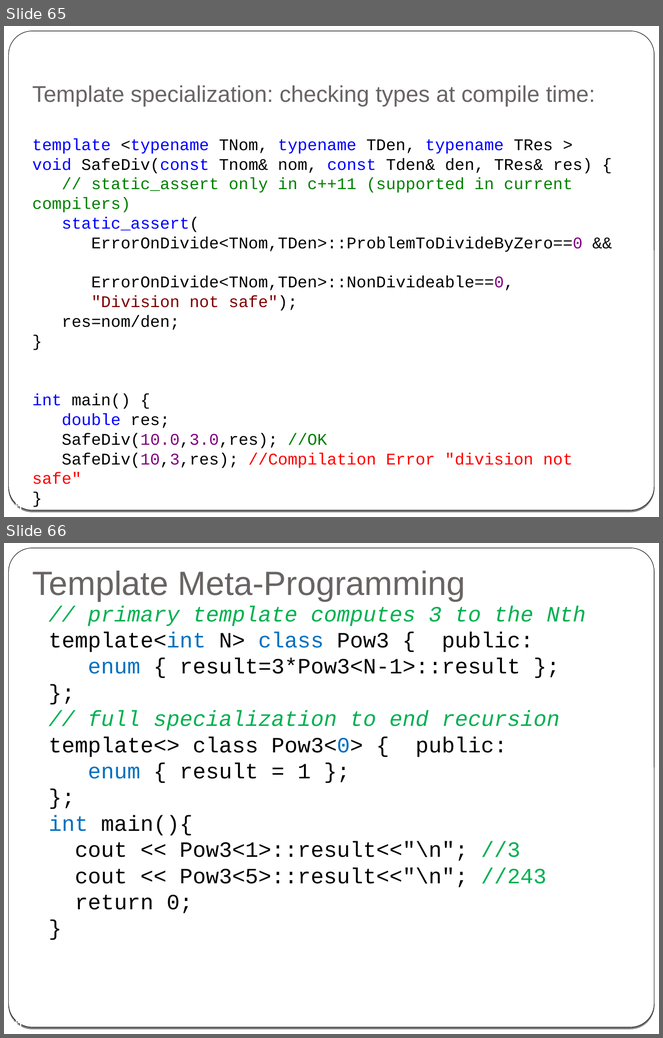
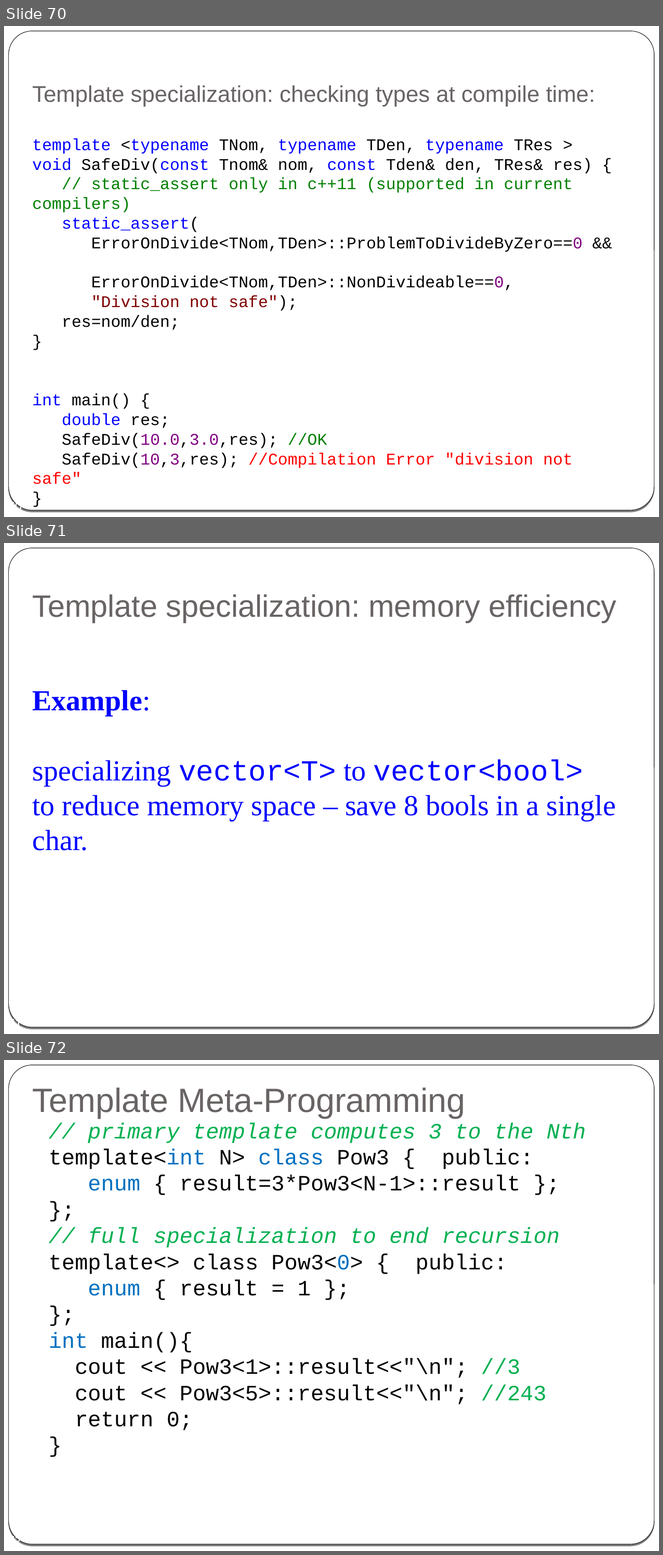
Before and after one commit to cpp-at-ariel/cpp-5778, a slide deck: week08-templates/slides.odp. Shown one above the other, each under a label of ours: slides 65 and 66 before the commit, slides 70, 71 and 72 after it. The pictures are 663x1038 and 663x1555 pixels, drawn with LibreOffice and Linux fonts; fonts in the diff are those of the drawing. Boxes give left, top, right and bottom in pixels: in the first picture for what was removed or moved away, otherwise in the second. Text is boxed around its words. In the diff, an @@ line names an element or a change of style, - is before the commit and + after.

Commit message:
template slides

```diff
--- a/week08-templates/slides.odp
+++ b/week08-templates/slides.odp
@@ slide 71 added at [4, 543, 659, 1034], background gradient #000000 to #FFFFFF; not listed: 2 template elements that a slide beside it also shows @@
@@ title added at [32, 594, 617, 623], 34 pt, text #696464 @@
+Template specialization: memory efficiency
@@ text added at [32, 690, 616, 851], 32 pt, text #0000FF @@
+Example:
+specializing vector<T> to vector<bool>
+to reduce memory space – save 8 bools in a single char.
@@ page number added at [8, 1018, 22, 1027], 14 pt, text #FFFFFF @@
+71
@@ what was slide 65 is now slide 70 @@
@@ page number at [8, 501, 22, 510]: text changed @@
-65
+70
@@ what was slide 66 is now slide 72 @@
@@ page number at [8, 1535, 22, 1544]: text changed @@
-66
+72
```
Also in this commit, not shown: 4 slides changed, 6 other slides added, 1 slide removed.
